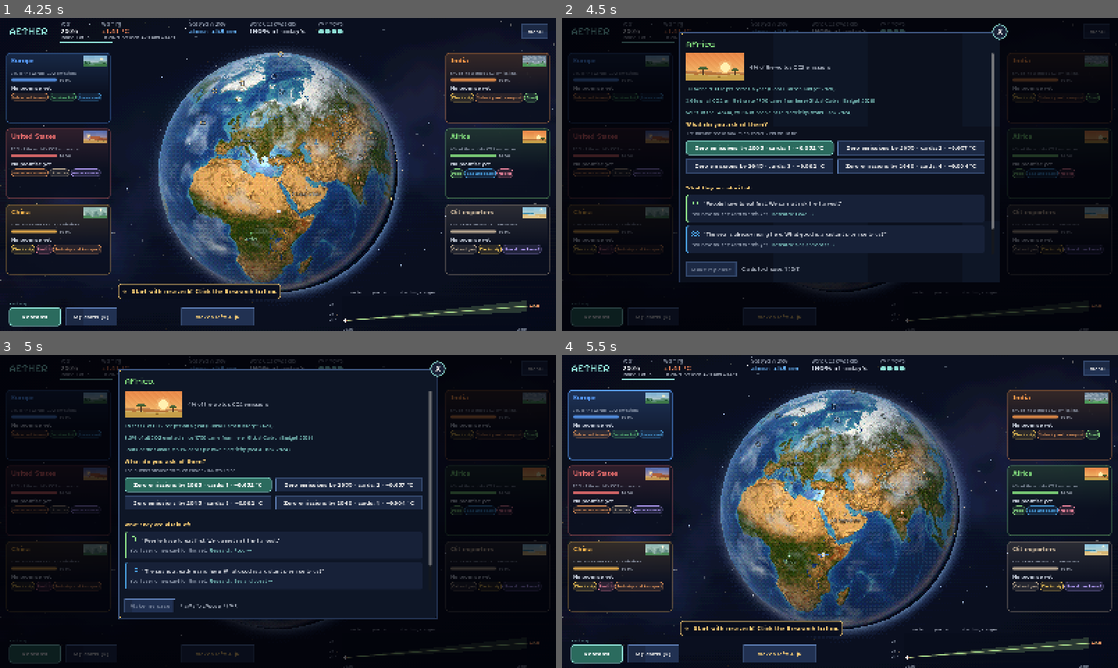
Above: before the commit, frames 1-4 (two rows, left to right).
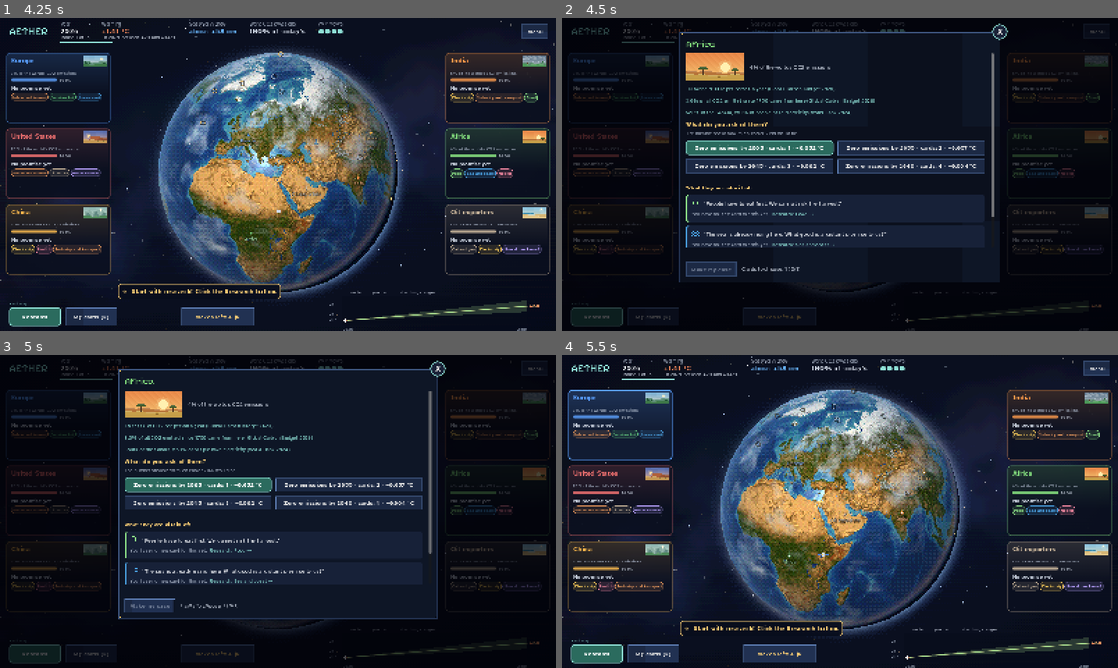
Above: after the commit, the same moments.

Repository: roadside/aether
Game: Godot game, scene res://scenes/main.tscn
The game is run twice, just before and just after one commit, with the same random seed, the same clock (stepped at 60 frames per second) and the same inputs. Sound files missing from this copy of the repository are replaced by a short silence.
Inputs (mouse positions are in pixels of both pictures, inside the frame that each line leads up to):
- Up to frame 1 (4.25 s): tap Enter at 0.5 s; drag from (278, 174) to (333, 105) at 0.52 s; click "Let's start!" at 1.25 s; click "Next 5 years ▶" at 2 s; drag from (278, 171) to (250, 237) at 2.77 s; move the mouse to (333, 105) at 3.52 s; hold Up from 3.53 s (still down); tap H at 3.6 s
- Up to frame 2 (4.5 s): release Up at 4.25 s; drag from (812, 237) to (673, 127) at 4.27 s
- Up to frame 3 (5 s): no input
- Up to frame 4 (5.5 s): click (617, 423) at 5.02 s

Frame 1 is identical in both runs. In frame 2, 0.6% of the frame differs, in the area x 22-78%, y 63-76%; in frame 3, less than 0.1%; in frame 4, nothing differs.

Commit message:
Hely az ablakok alsó gombja fölött (Rendben gombok)
Co-Authored-By: Claude Fable 5.2 <noreply@anthropic.com>
Claude-Session: https://claude.ai/code/session_01T6sPwaPiVjASr8DLyjC9bo

Diff:
--- a/scripts/main.gd
+++ b/scripts/main.gd
@@ -1439,7 +1439,11 @@
 ## Az ablak alján mindig látszó gomb (hosszú, görgethető tartalomnál sem kell keresni).
 func _sticky(body: VBoxContainer, node: Control) -> void:
 	node.size_flags_horizontal = Control.SIZE_SHRINK_BEGIN
-	body.get_parent().get_parent().get_parent().add_child(node)
+	var outer: Node = body.get_parent().get_parent().get_parent()
+	var gap := Control.new()           # minden ablak alsó gombja fölött legyen hely (Zoltán kérése)
+	gap.custom_minimum_size = Vector2(0, 10)
+	outer.add_child(gap)
+	outer.add_child(node)
 
 
 func _open(title: String, accent: Color = UI.GOLD) -> VBoxContainer:
@@ -2766,6 +2770,9 @@
 		var b2 := _open(L.field(g, "nev"), UI.GREEN)
 		b2.add_child(UI.label(L.t("%s megingott, de kitartott.") % _gn(g), 22, UI.GREEN, true))
 		b2.add_child(UI.label(L.t("A bizonyítékod miatt kitartottak: %s") % Cards.text(ask["kartya"], "Kérdés", L.is_en()), 17, UI.SOFT))
+		var ok_gap := Control.new()      # hely a gomb fölött (Zoltán kérése)
+		ok_gap.custom_minimum_size = Vector2(0, 14)
+		b2.add_child(ok_gap)
 		b2.add_child(_go(L.t("Rendben"), _close))
 		return
 	var body := _open(L.t("Megállapodtatok!"), UI.GREEN)
